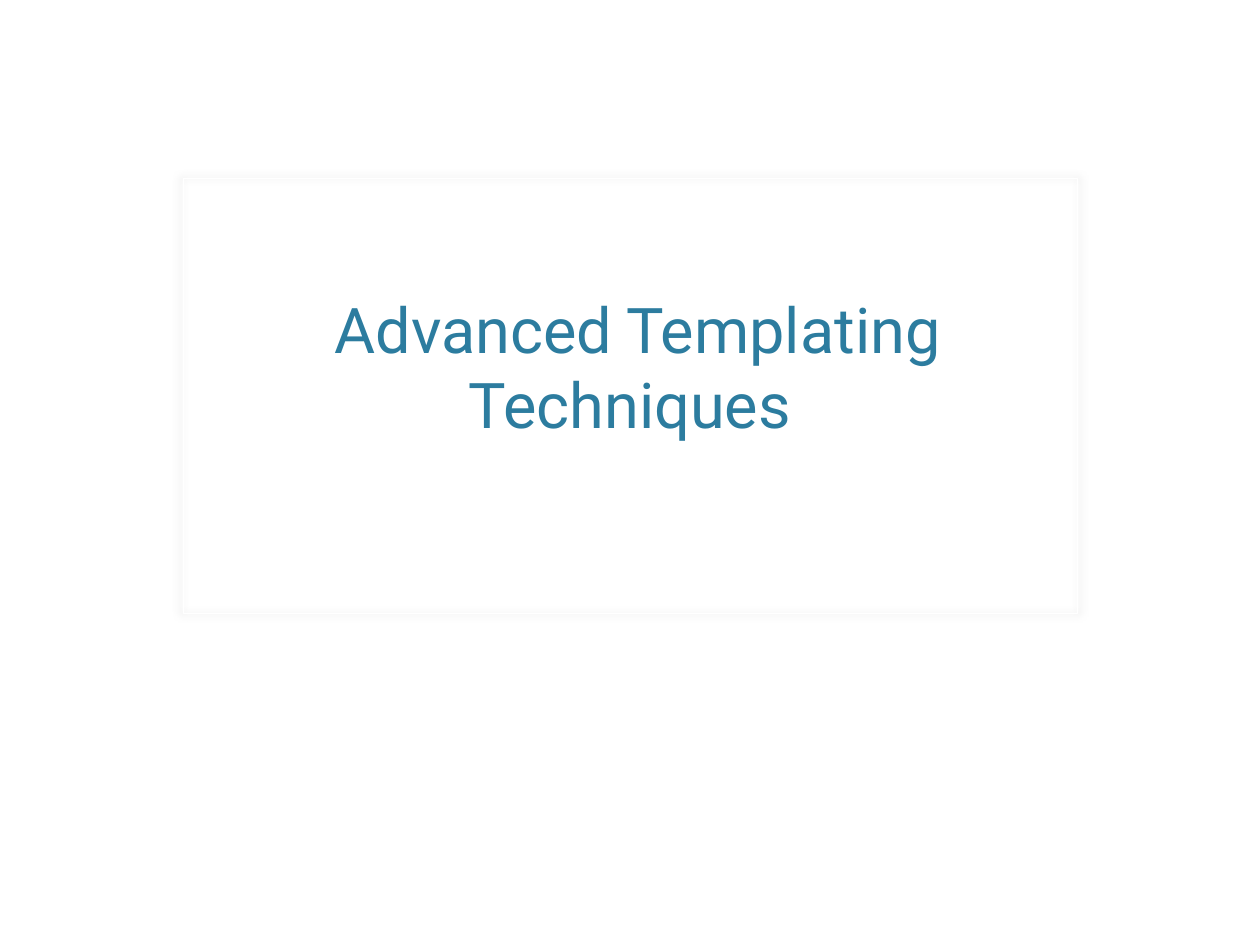
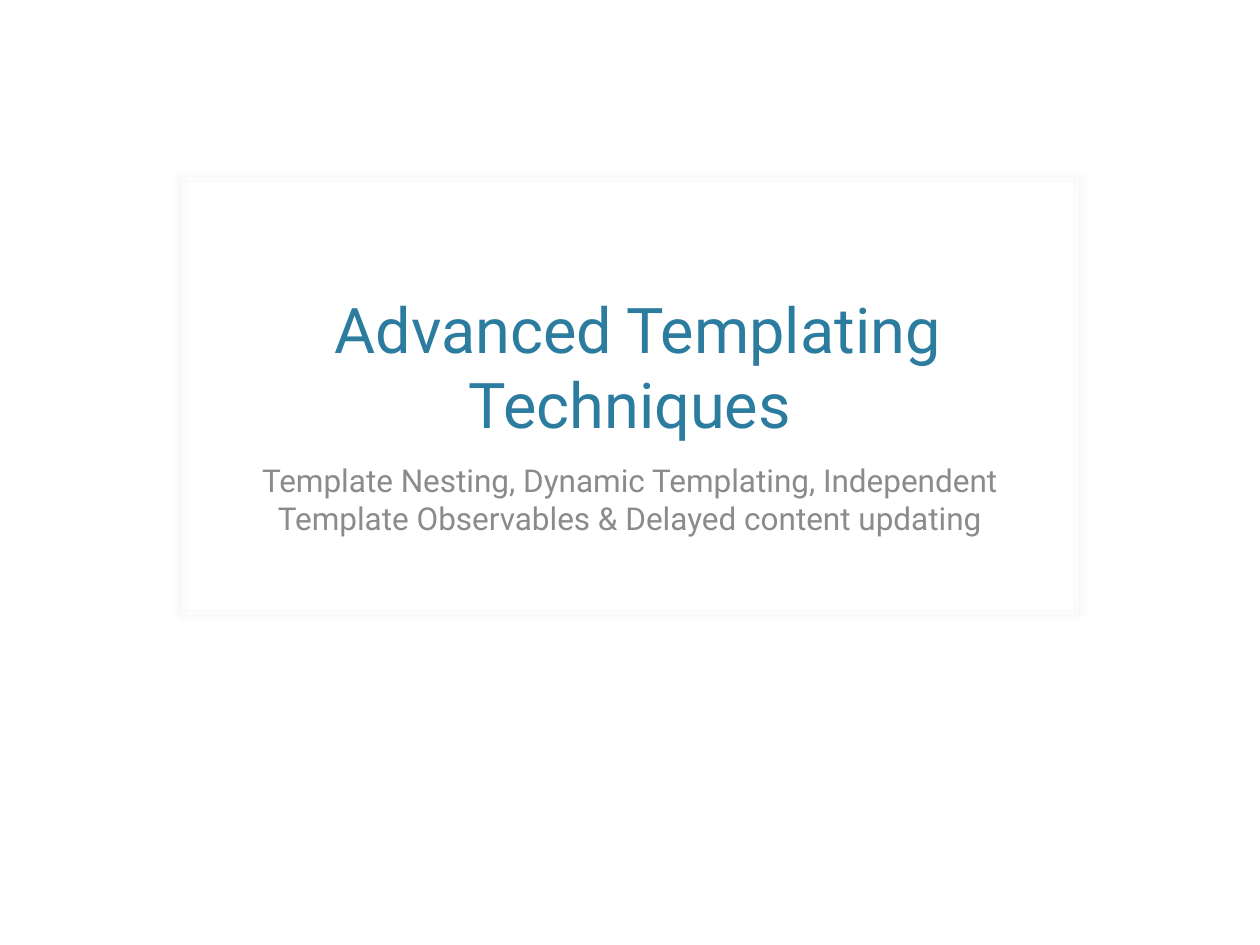
Before and after one commit to samnau/knockout-templating, a slide deck: slide 10 of Knockout Templating - slides.pptx (slide 11 before the commit). Drawn at 1260x945 pixels with LibreOffice and Linux fonts; fonts in the diff are those of the drawing; background and template pictures are left out. Boxes give left, top, right and bottom in pixels: in the first picture for what was removed or moved away, otherwise in the second. Text is boxed around its words. In the diff, an @@ line names an element or a change of style, - is before the commit and + after.

Commit message:
Added example citations to Powerpoint and renamed the template example file

```diff
--- a/Knockout Templating - slides.pptx
+++ b/Knockout Templating - slides.pptx
@@ subtitle added at (x1=262, y1=468, x2=997, y2=537), 18 pt, text #8C8C8C @@
+Template Nesting, Dynamic Templating, Independent Template Observables & Delayed content updating
```
Also in this commit, not shown: 9 other slides changed, 1 slide removed, 1 other file.
